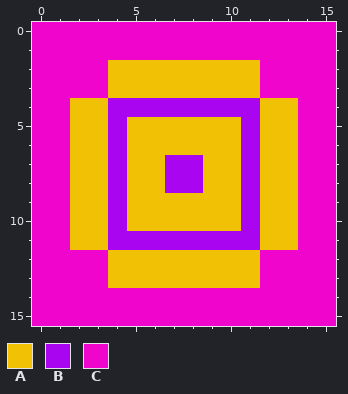
Pixel-art sprite -- apple.png. That is the earlier state.
The file is 16x16 pixels. Colours within 5 levels of each other are drawn and written as one.
Palette (. is transparent): A #f0c105  B #a905f0  C #f005cc
Pixels before, first column x 0:
 0 CCCCCCCCCCCCCCCC
 1 CCCCCCCCCCCCCCCC
 2 CCCCAAAAAAAACCCC
 3 CCCCAAAAAAAACCCC
 4 CCAABBBBBBBBAACC
 5 CCAABAAAAAABAACC
 6 CCAABAAAAAABAACC
 7 CCAABAABBAABAACC
 8 CCAABAABBAABAACC
 9 CCAABAAAAAABAACC
10 CCAABAAAAAABAACC
11 CCAABBBBBBBBAACC
12 CCCCAAAAAAAACCCC
13 CCCCAAAAAAAACCCC
14 CCCCCCCCCCCCCCCC
15 CCCCCCCCCCCCCCCC
Once edited:
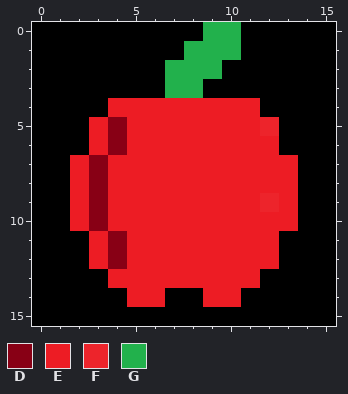
Colours new in this view: D #880015  E #ed1c24  F #ed242b  G #22b14c
The edit:
Colour C changes from #f005cc to #000000.
Colour A gives way to colour C in row 2 at x 4 to 6 and 10 to 11; in row 3 at x 4 to 6 and 9 to 11; in row 4 at x 2 to 3 and 12 to 13; in rows 5 to 6 at x 2 and 13; in row 11 at x 2 and 13.
Colour A gives way to colour D in rows 7 to 10 at x 3; in row 12 at x 4.
Colour B gives way to colour D in rows 5 to 6 at x 4; in row 11 at x 4.
Colour A gives way to colour E in row 5 at x 3 and 5 to 10; in row 6 at x 3, 5 to 10 and 12; in rows 7 to 8 at x 2, 5 to 6, 9 to 10 and 12 to 13; in row 9 at x 2, 5 to 10 and 13; in row 10 at x 2, 5 to 10 and 12 to 13; in row 11 at x 3 and 12.
Colour A gives way to colour E in row 12 at x 5 to 11; in row 13 at x 4 to 11.
Colour B gives way to colour E in row 4 at x 4 to 11; in rows 5 to 6 at x 11; in rows 7 to 8 at x 4, 7 to 8 and 11; in rows 9 to 10 at x 4 and 11; in row 11 at x 5 to 11.
Colour C gives way to colour E in row 12 at x 3 and 12; in row 14 at x 5 to 6 and 9 to 10.
Colour A gives way to colour F in row 5 at x 12; in row 9 at x 12.
Colour A gives way to colour G in row 2 at x 7 to 9; in row 3 at x 7 to 8.
Colour C gives way to colour G in row 0 at x 9 to 10; in row 1 at x 8 to 10.
Pixel boxes of the changes (left, top, right, bottom) in both pictures:
changed: (32, 22, 336, 326)
